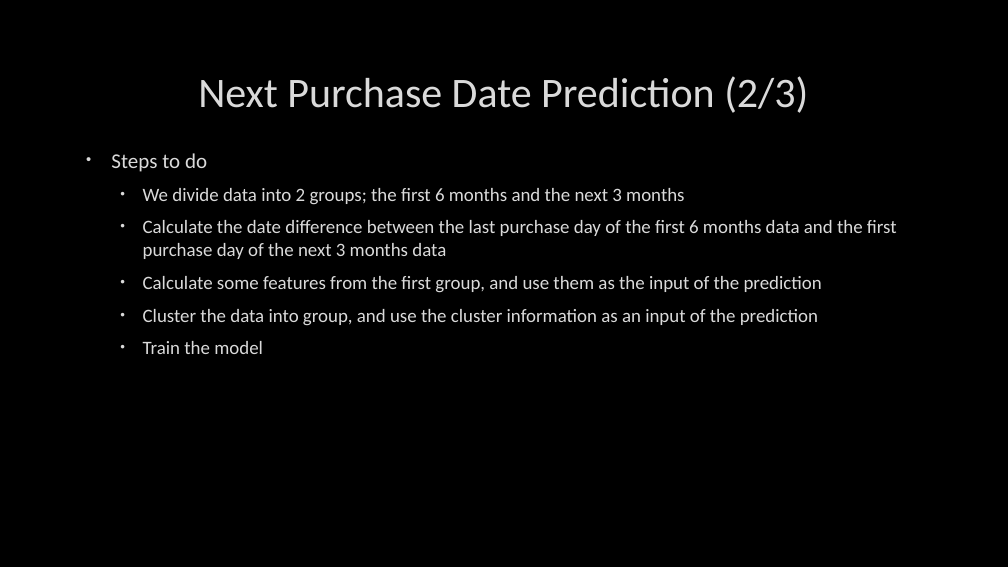
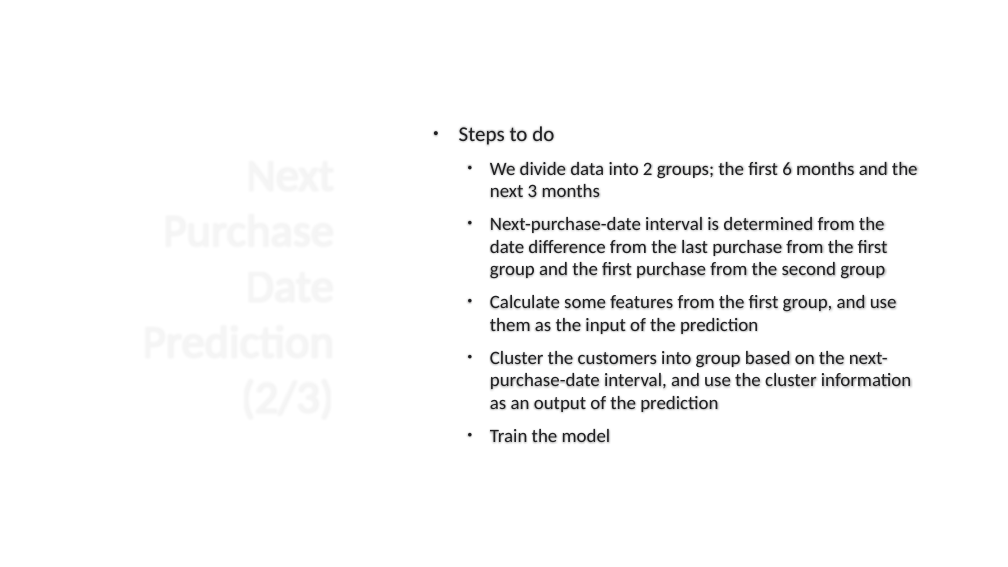
Before and after one commit to pantuwong/retail_analysis, a slide deck: slide 20 of Data Analysis in Python.pptx. Drawn at 1008x567 pixels with LibreOffice and Linux fonts; fonts in the diff are those of the drawing; background and template pictures are left out. Boxes give left, top, right and bottom in pixels: in the first picture for what was removed or moved away, otherwise in the second. Text is boxed around its words. In the diff, an @@ line names an element or a change of style, - is before the commit and + after.

```diff
--- a/Data Analysis in Python.pptx
+++ b/Data Analysis in Python.pptx
@@ background picture (left out) to #FFFFFF @@
@@ title "Next Purchase Date Prediction (2/3)" moved from (x1=198, y1=76, x2=808, y2=113) to (x1=490, y1=217, x2=641, y2=233) @@
@@ title "Next Purchase Date Prediction (2/3)" at (x1=490, y1=217, x2=641, y2=233): size 40 to 44 pt, text colour #DADADA to #FFFFFF, letter outline #404040 0.75 pt to #FFFFFF 0.75 pt; alignment centre to right @@
@@ text "Steps to do" moved from (x1=111, y1=153, x2=897, y2=354) to (x1=459, y1=126, x2=918, y2=443) @@
@@ text "Steps to do" at (x1=459, y1=126, x2=918, y2=443): vertical alignment top to middle @@
@@ text at (x1=459, y1=126, x2=918, y2=443): text colour #DADADA to #212123, letter outline #404040 0.75 pt to #FFFFFF 0.75 pt in "Steps to do", "We divide data into 2 groups; the ...", "Calculate some features from the first group, ...", "Train the model"; bullet colour #DADADA to #212123 @@
@@ text at (x1=490, y1=217, x2=888, y2=279): text changed; text colour #DADADA to #212123 @@
-  • Calculate the date difference between the last purchase day of the first 6 months data and the first purchase day of the next 3 months data
+  • Next-purchase-date interval is determined from the date difference from the last purchase from the first group and the first purchase from the second group
@@ text at (x1=490, y1=351, x2=911, y2=412): text changed; text colour #DADADA to #212123 @@
-  • Cluster the data into group, and use the cluster information as an input of the prediction
+  • Cluster the customers into group based on the next-purchase-date interval, and use the cluster information as an output of the prediction
```
Also in this commit, not shown: 18 other slides changed.
